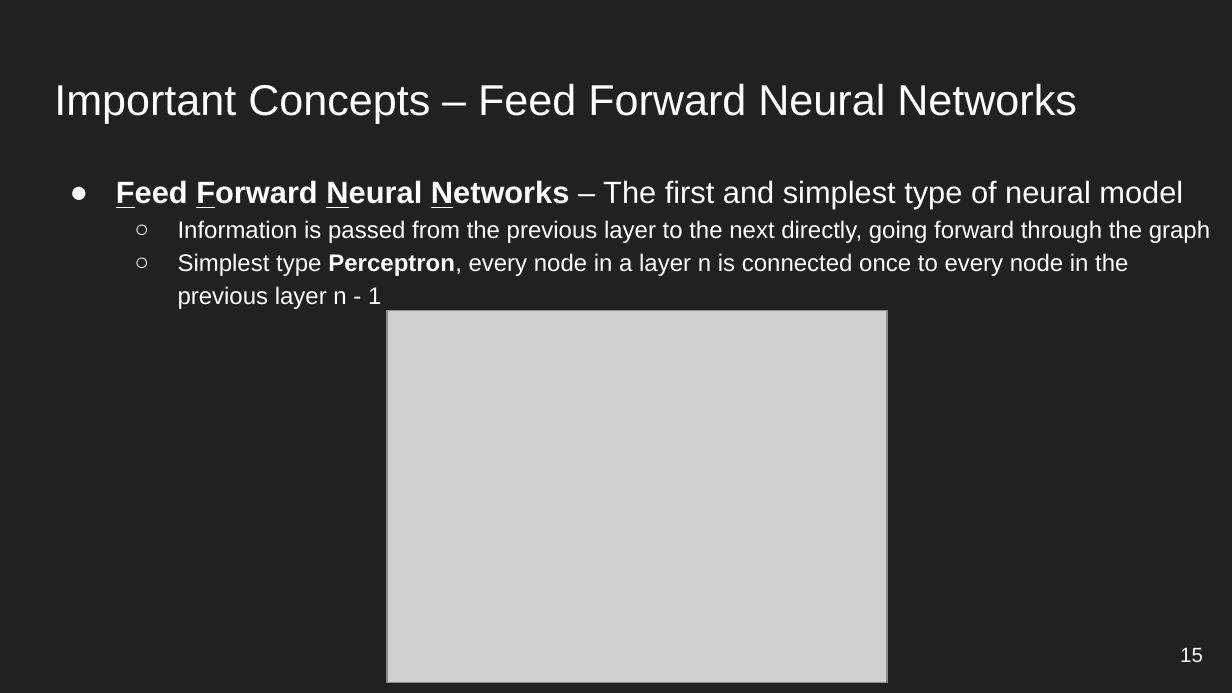
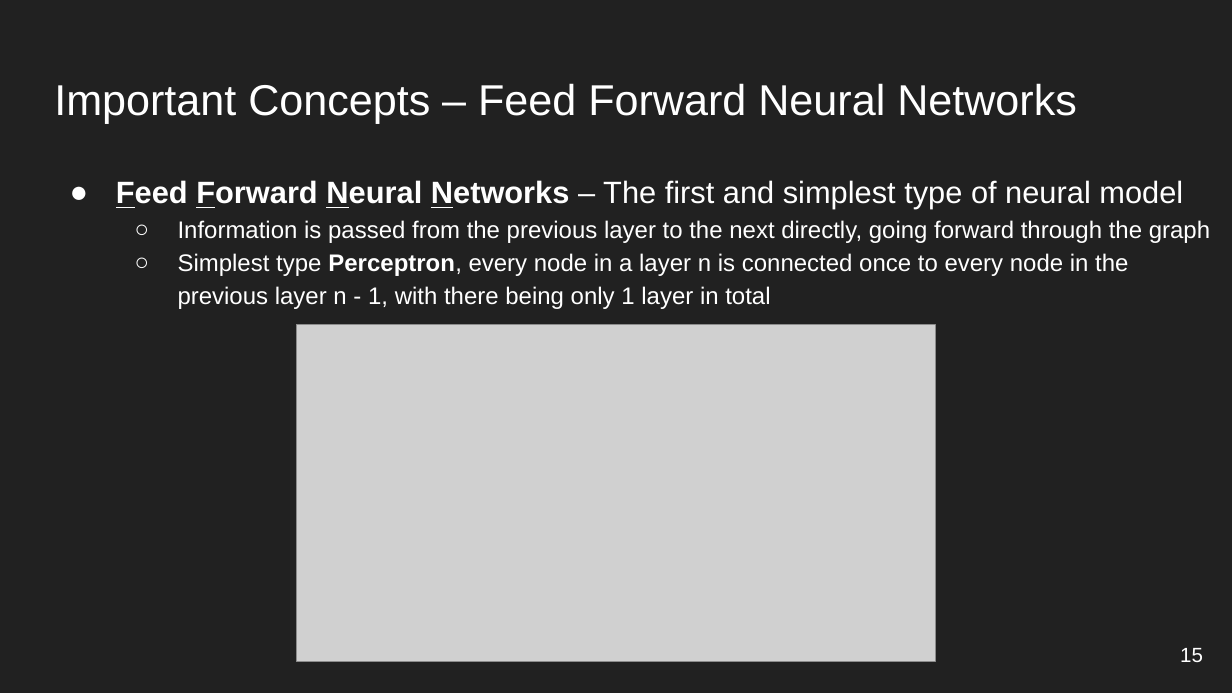
Before and after one commit to AlejandroCiuba/Guest_Lecture_LING1330, a slide deck: slide 15 of Lecture on Machine Translation, Alejandro Ciuba.pptx. Drawn at 1232x693 pixels with LibreOffice and Linux fonts; fonts in the diff are those of the drawing; grey boxes stand for pictures. Boxes give left, top, right and bottom in pixels: in the first picture for what was removed or moved away, otherwise in the second. Text is boxed around its words. In the diff, an @@ line names an element or a change of style, - is before the commit and + after.

```diff
--- a/Lecture on Machine Translation, Alejandro Ciuba.pptx
+++ b/Lecture on Machine Translation, Alejandro Ciuba.pptx
@@ text at [178,253,1128,309]: text changed @@
-  ○ Simplest type Perceptron, every node in a layer n is connected once to every node in the previous layer n - 1
+  ○ Simplest type Perceptron, every node in a layer n is connected once to every node in the previous layer n - 1, with there being only 1 layer in total
@@ picture: place and size @@
-picture at [387,310,887,683]
+picture at [297,325,935,663]
```
Also in this commit, not shown: 2 other slides changed, 1 other file.
